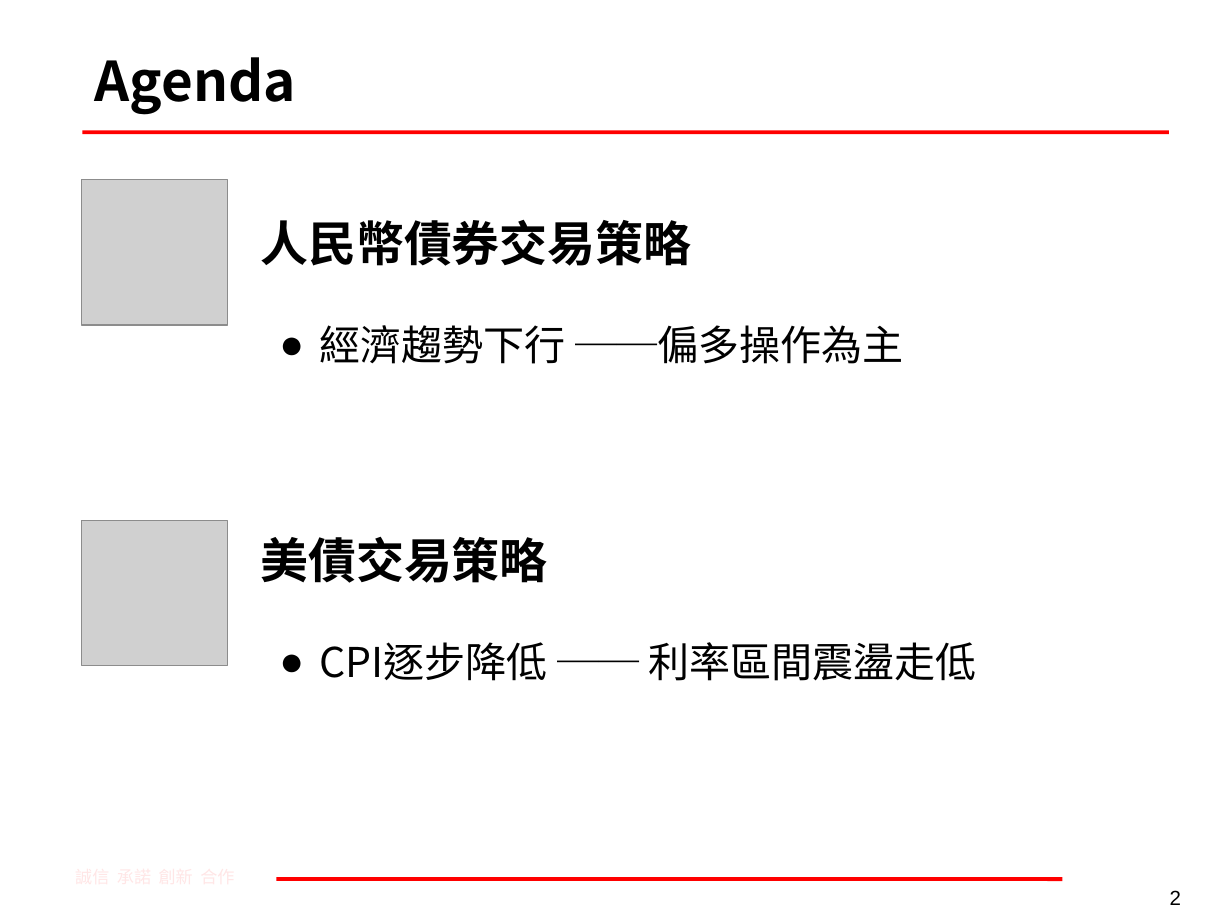
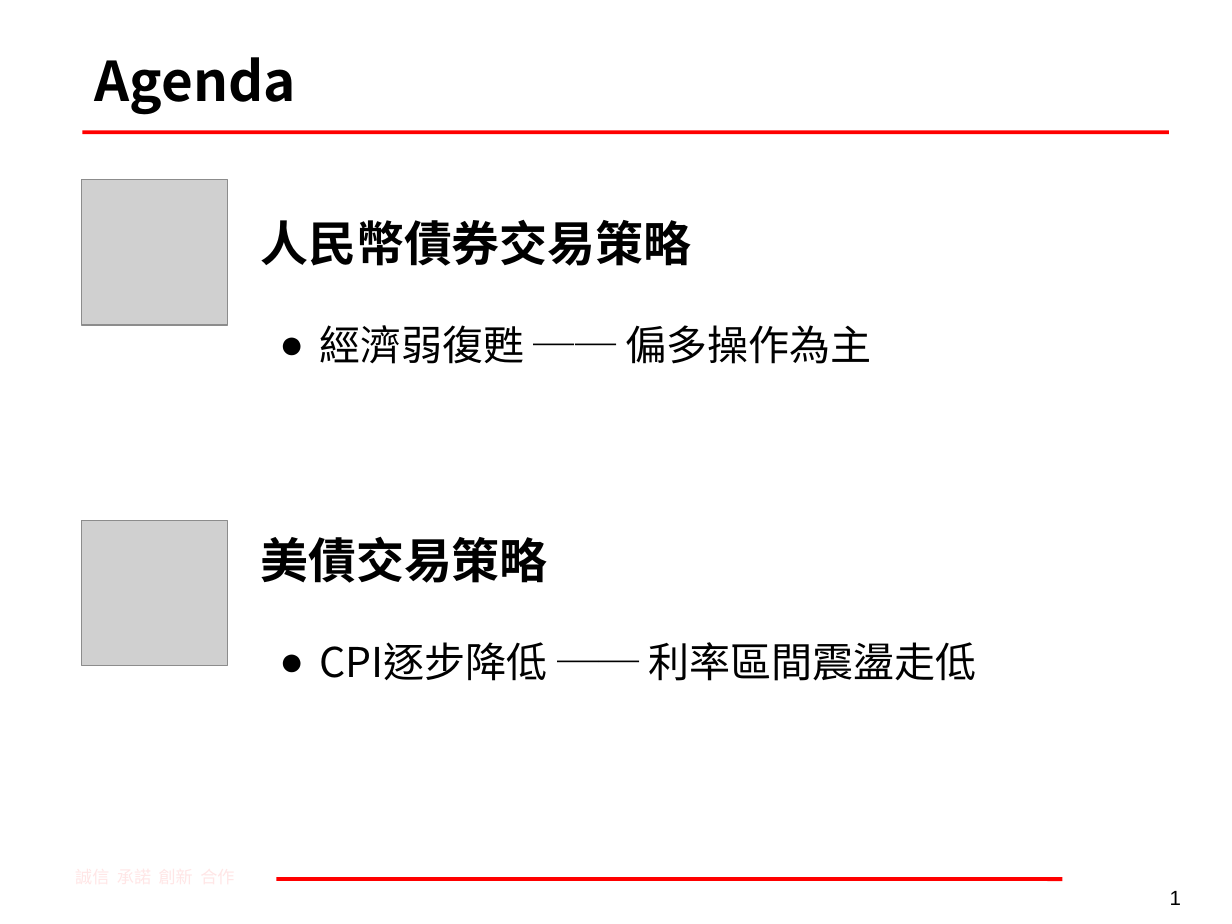
Before and after one commit to mark838308/Mark-Wang, a slide deck: slide 1 of 人民幣+美債交易策略.pptx (slide 2 before the commit). Drawn at 1232x924 pixels with LibreOffice and Linux fonts; fonts in the diff are those of the drawing; grey boxes stand for pictures; background and template pictures are left out. Boxes give left, top, right and bottom in pixels: in the first picture for what was removed or moved away, otherwise in the second. Text is boxed around its words. In the diff, an @@ line names an element or a change of style, - is before the commit and + after.

```diff
--- a/人民幣+美債交易策略.pptx
+++ b/人民幣+美債交易策略.pptx
@@ text at <box>319,325,871,364</box>: text changed @@
-      ● 經濟趨勢下行 ──偏多操作為主
+      ● 經濟弱復甦 ── 偏多操作為主
@@ page number at <box>1170,891,1181,905</box>: text changed @@
-2
+1
```
Also in this commit, not shown: 1 other slide changed, 2 slides added, 1 other file.
